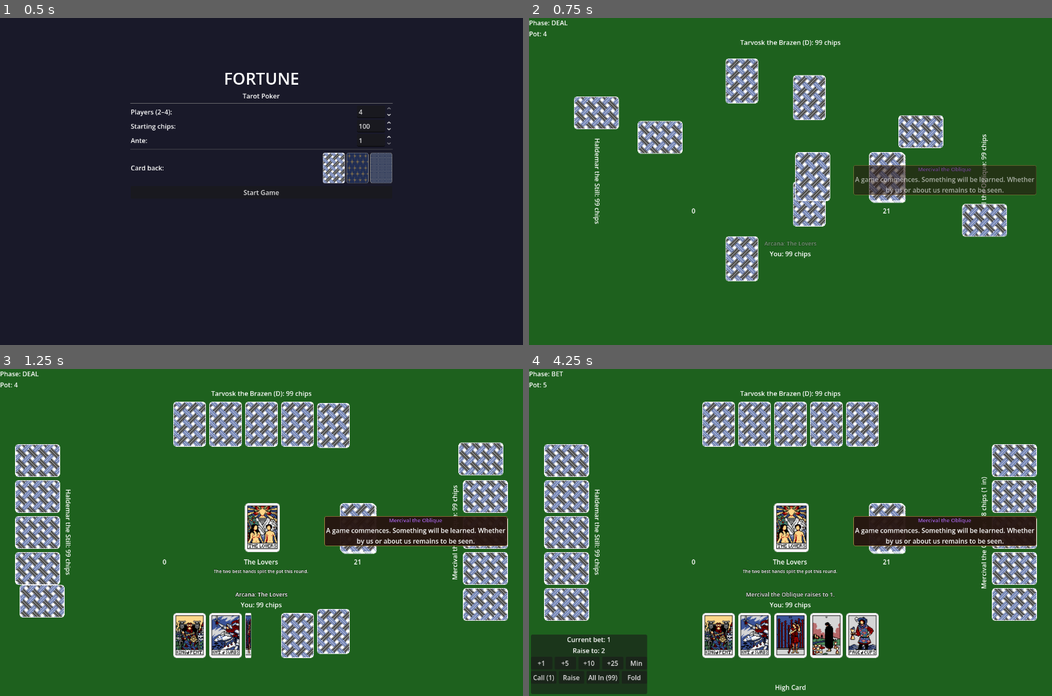
Above: before the commit, frames 1-4 (two rows, left to right).
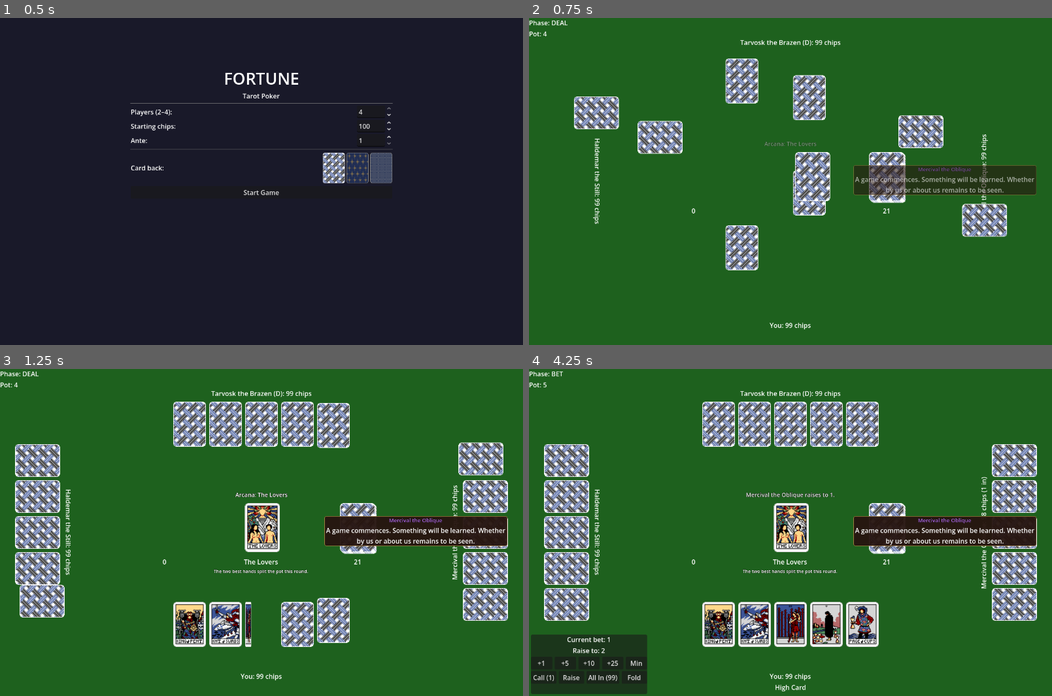
Above: after the commit, the same moments.

Repository: zenOfBass/Fortune
Game: Godot game, scene res://scenes/main_menu.tscn
The game is run twice, just before and just after one commit, with the same random seed, the same clock (stepped at 60 frames per second) and the same inputs.
Inputs (mouse positions are in pixels of both pictures, inside the frame that each line leads up to):
- Up to frame 1 (0.5 s): no input
- Up to frame 2 (0.75 s): click "Start Game" at 0.5 s
- Up to frame 3 (1.25 s): no input
- Up to frame 4 (4.25 s): move the mouse to (717, 424) at 1.27 s; click (717, 424) at 1.42 s; tap Enter at 2 s; move the mouse to (753, 424) at 2.02 s; click (753, 424) at 2.17 s; move the mouse to (790, 424) at 2.77 s; click (790, 424) at 2.92 s; move the mouse to (827, 424) at 3.52 s; click (827, 424) at 3.67 s

Frame 1 is identical in both runs. In frame 2, 1.3% of the frame differs, in the area x 37-57%, y 37-96%; in frame 3, 3.7%; in frame 4, 4.9%, in the area x 33-67%, y 37-96%.

Commit message:
Rearranging ui elements

Diff:
--- a/scenes/game_table.tscn
+++ b/scenes/game_table.tscn
@@ -139,20 +139,20 @@
 offset_top = -235.0
 offset_bottom = -10.0
 
+[node name="HandDisplay" parent="PlayerArea" instance=ExtResource("2_hd")]
+size_flags_horizontal = 3
+size_flags_vertical = 3
+
 [node name="ChipsLabel" type="Label" parent="PlayerArea"]
 text = "You"
 horizontal_alignment = 1
 size_flags_horizontal = 3
 
-[node name="HandDisplay" parent="PlayerArea" instance=ExtResource("2_hd")]
-size_flags_horizontal = 3
-size_flags_vertical = 3
-
 [node name="HandRankLabel" type="Label" parent="PlayerArea"]
 text = ""
 horizontal_alignment = 1
 size_flags_horizontal = 3
-visible = false
+modulate = Color(1, 1, 1, 0)
 
 [node name="BetPanel" parent="." instance=ExtResource("3_bp")]
 anchor_right = 0.22
@@ -303,8 +303,8 @@
 [node name="LatestLogLabel" type="Label" parent="."]
 anchor_left = 0.22
 anchor_right = 0.78
-anchor_top = 0.65
-anchor_bottom = 0.73
+anchor_top = 0.36
+anchor_bottom = 0.41
 text = ""
 horizontal_alignment = 1
 vertical_alignment = 1
--- a/scenes/table.gd
+++ b/scenes/table.gd
@@ -299,7 +299,7 @@
 	draw_panel.visible = false
 	player_hand.set_selectable(false)
 	player_hand.clear_selection()
-	hand_rank_label.visible = (phase_name == "BET")
+	hand_rank_label.modulate.a = 1.0 if phase_name == "BET" else 0.0
 	if not arcana_panel.is_interactive():
 		arcana_panel.visible = false
 	if phase_name == "ANTE":
@@ -334,7 +334,9 @@
 			1: ai1_area.modulate = Color.WHITE
 			2: ai2_area.modulate = Color.WHITE
 			3: ai3_area.modulate = Color.WHITE
-	var deal_pos := _dealer_screen_pos() if _current_phase == "DEAL" else Vector2.ZERO
+	var deal_pos := _dealer_screen_pos() \
+		if (_current_phase == "DEAL" and (_current_arcana_id < 0 or _current_arcana_id == 10)) \
+		else Vector2.ZERO
 	match player_idx:
 		0:
 			var sort_order := HandEvaluator.sort_order_for_display(
@@ -543,6 +545,7 @@
 	player_hand.set_selectable(false)
 	player_hand.clear_selection()
 	temperance_panel.visible = false
+	_pending_discard_indices = [hand_selected[0]]
 	GameManager.submit_arcana_choice_pair(hand_selected[0], flop_idx)
 
 func _on_moon_phase1_confirmed() -> void:
@@ -780,7 +783,7 @@
 		1:  # Tarvosk — top-center
 			box_w = vp.x * 0.45
 			left = (vp.x - box_w) * 0.5
-			top = vp.y * 0.30
+			top = vp.y * 0.20
 		2:  # Haldemar — left
 			box_w = vp.x * 0.35
 			left = vp.x * 0.09
